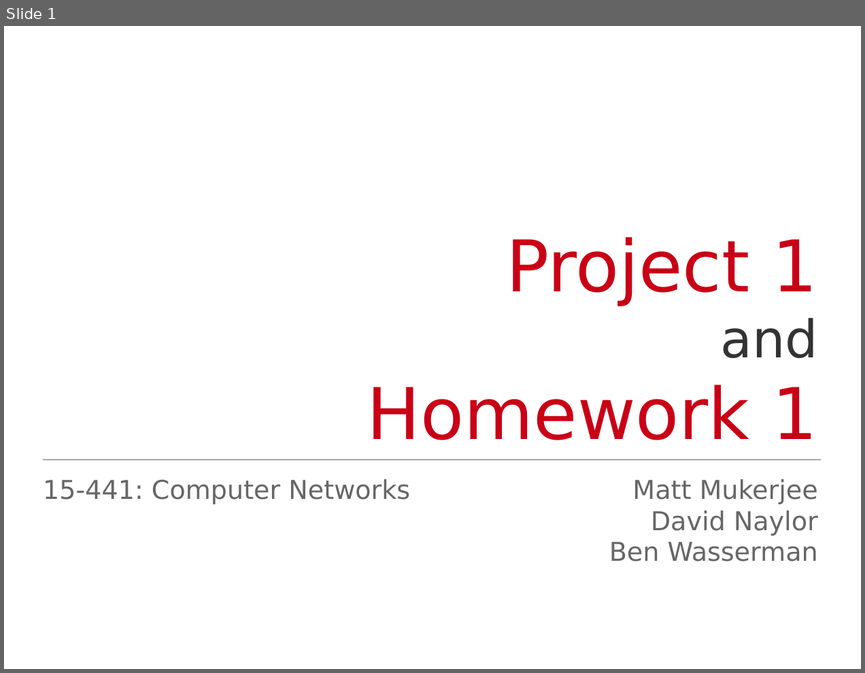
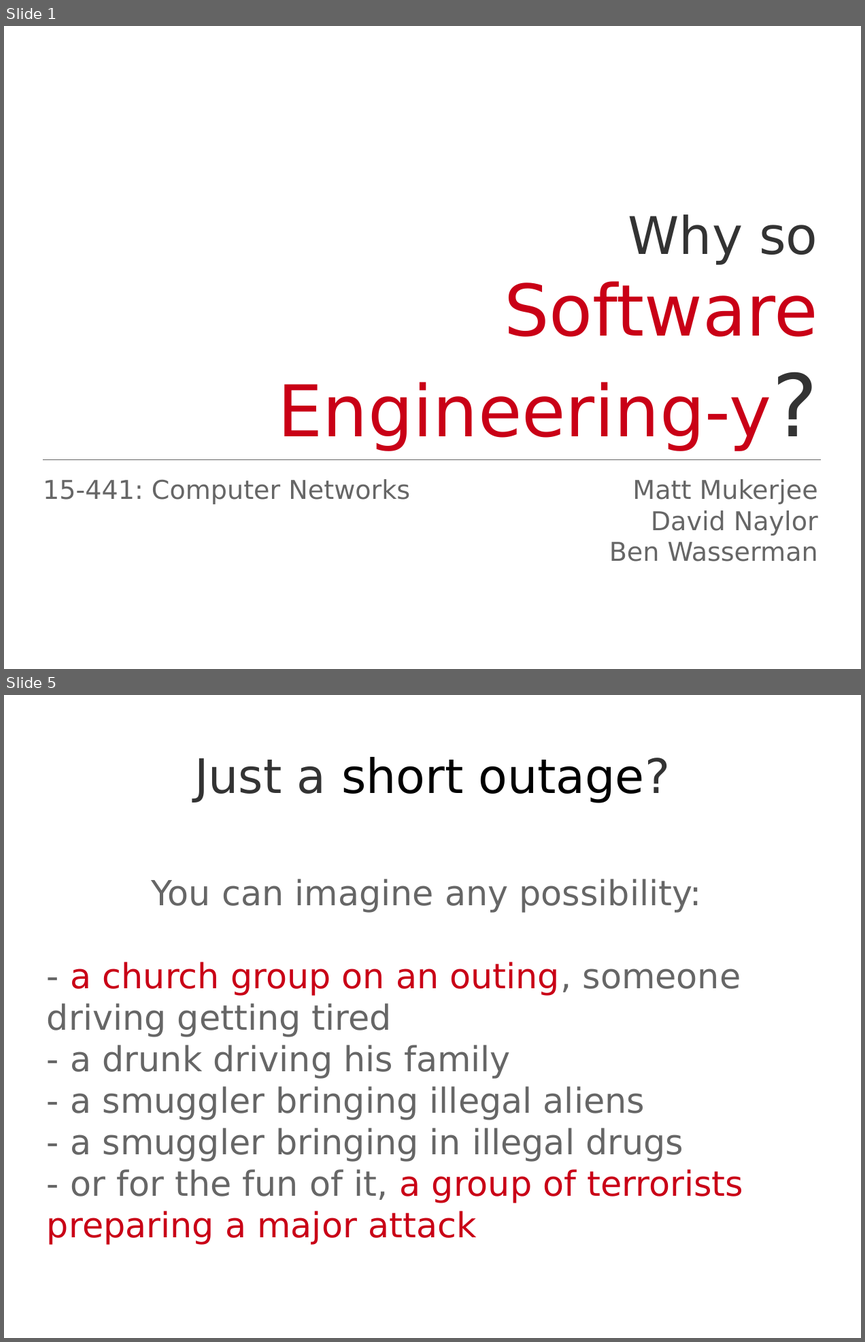
Before and after one commit to Jarvishappy/15-441-Recitation-Sessions, a slide deck: recitation3/src/recitation3.odp. Shown one above the other, each under a label of ours: slide 1 before the commit, slides 1 and 5 after it; the slides between them are not shown. The pictures are 865x673 and 865x1342 pixels, drawn with LibreOffice and Linux fonts; fonts in the diff are those of the drawing. Boxes give left, top, right and bottom in pixels: in the first picture for what was removed or moved away, otherwise in the second. Text is boxed around its words. In the diff, an @@ line names an element or a change of style, - is before the commit and + after.

```diff
--- a/recitation3/src/recitation3.odp
+++ b/recitation3/src/recitation3.odp
@@ slide 5 added at (x1=4, y1=695, x2=861, y2=1338), background #FFFFFF @@
@@ title added at (x1=194, y1=757, x2=670, y2=803), 44 pt, text #000000 @@
+Just a short outage?
@@ subtitle added at (x1=47, y1=879, x2=743, y2=1244), 32 pt, text #666666 @@
+You can imagine any possibility:
+- a church group on an outing, someone driving getting tired
+- a drunk driving his family
+- a smuggler bringing illegal aliens
+- a smuggler bringing in illegal drugs
+- or for the fun of it, a group of terrorists preparing a major attack
@@ slide 1 changed as well @@
@@ subtitle at (x1=278, y1=214, x2=817, y2=450): text changed @@
-Project 1
-and
-Homework 1
+Why so
+Software Engineering-y?
```
Also in this commit, not shown: 37 other slides added, 28 slides removed, 11 other files.
